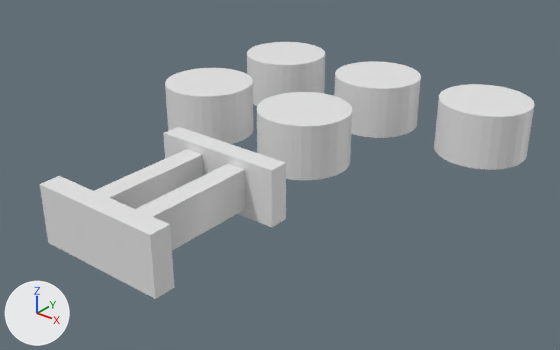
The Blender file TANKS!/Assets/Sounds/Models/fifth.blend as it was, and as the next commit left it.
Both versions are drawn from a 50 mm camera at (3.38, -3.88, 2.37) aimed at (0.07, 0.25, -0.19). Lighting does not change. The marker at lower left points along +X, +Y and +Z.
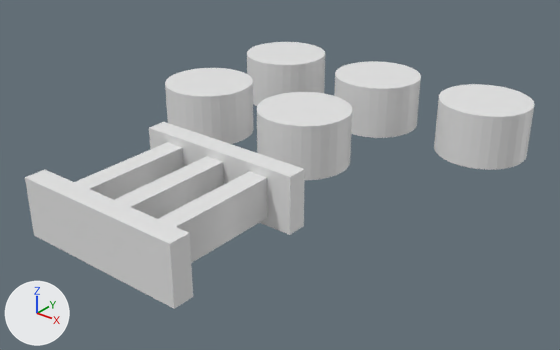
What changed in the scene script:
```text
Change txt_text:
    txt_text.body: 'II' -> 'III'
Change ob_cube_001:
    ob_cube_001.scale: (0.501, 0.0758, 0.212) -> (0.655, 0.0758, 0.212)
Change ob_cube:
    ob_cube.scale: (0.501, 0.0758, 0.212) -> (0.655, 0.0758, 0.212)
```

Changed parts and their boxes (x1, y1, x2, y2) in the pictures (560 x 350 px):
'Cube.001', rescaled (25% wider, 13% taller)
    before: (40, 176, 174, 299)
    after: (25, 170, 193, 309)
'Text', text changed
    before: (94, 149, 246, 250)
    after: (75, 142, 268, 263)
'Cube', rescaled (27% wider, 13% taller)
    before: (163, 127, 286, 227)
    after: (149, 122, 305, 235)
